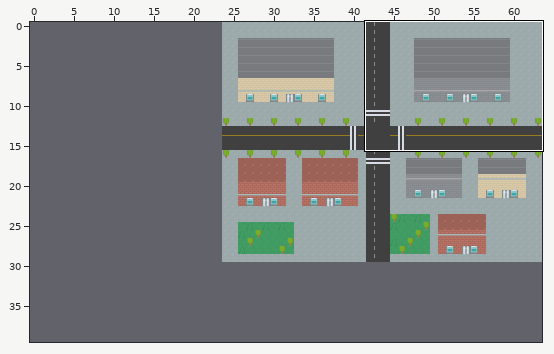
Level history. Tiled map (JSON): public/town/maps/city.tmj. Above, an overview of the earlier version with the close-up marked.
Close-up. Earlier state:
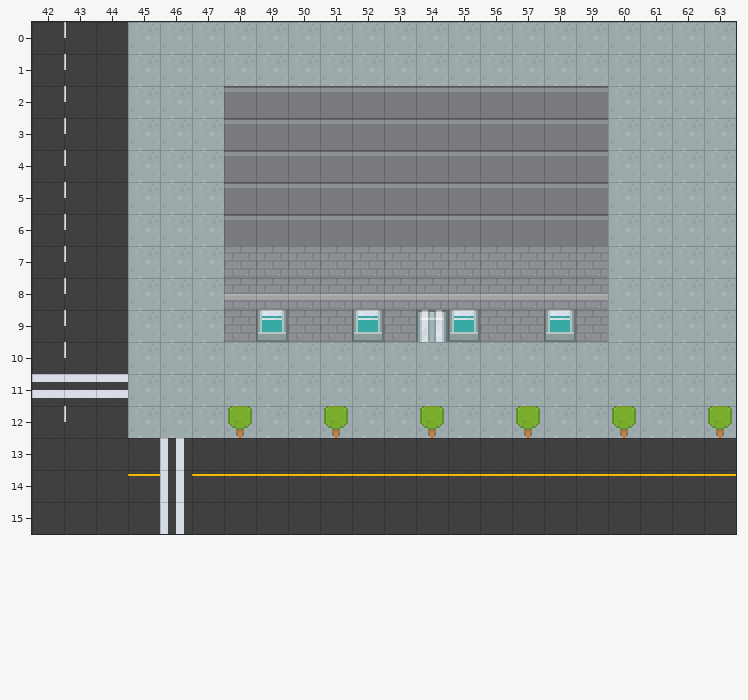
Cells are 16x16 px. Shown: x 42..63, y 0..15. The commit also changed other parts of the map, which this record leaves out. The old version is drawn lined up with the new one.
Now the later version:
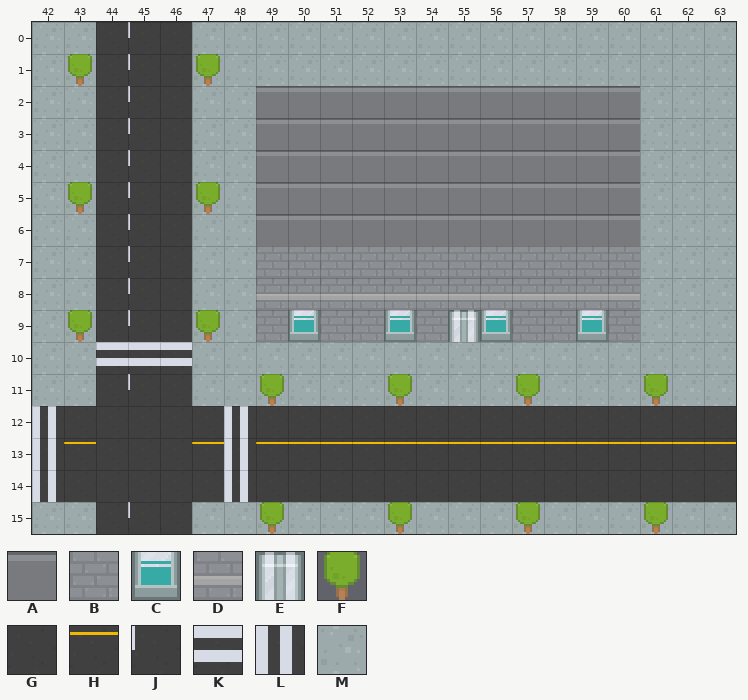
Key: from "city": A 10, B 191, C 197, D 228, E 234, F 438, G 714, H 751, J 787, K 823, L 826, M 890.
_ is an empty cell.
Edits made:
map size 40x30 -> 64x40 cells (old content now starts at 24,0; both pictures use the new coordinates)
Layer "ground":
The edit turns tile H into tile G in row 14 at x 45, 47 and 49 to 63.
The edit turns tile J into tile G in row 12 at x 43.
The edit turns tile K into tile G in row 11 at x 44.
The edit turns tile L into tile G in rows 13 to 15 at x 46.
The edit turns tile M into tile G in rows 0 to 9 at x 46; in row 11 at x 46; in row 12 at x 45 to 47 and 49 to 63.
The edit turns tile G into tile H in row 13 at x 43, 47 and 49 to 63.
The edit turns tile G into tile J in row 15 at x 45.
The edit turns tile M into tile J in rows 0 to 9 at x 45; in row 11 at x 45.
The edit turns tile G into tile K in row 10 at x 44.
The edit turns tile M into tile K in row 10 at x 45 to 46.
The edit turns tile G into tile L in row 12 at x 42; in row 13 at x 42 and 48; in row 14 at x 42.
The edit turns tile H into tile L in row 14 at x 48.
The edit turns tile M into tile L in row 12 at x 48.
The edit turns tile G into tile M in rows 0 to 10 at x 42; in row 15 at x 42 to 43 and 47 to 63.
The edit turns tile J into tile M in rows 0 to 10 at x 43.
The edit turns tile K into tile M in row 11 at x 42 to 43.
Layer "buildings":
There is now tile A in rows 2 to 6 at x 60.
The edit turns tile C into tile B in row 9 at x 49, 52 and 58.
The edit turns tile E into tile B in row 9 at x 54.
There is now tile B in row 7 at x 60; in row 9 at x 60.
The edit turns tile B into tile C in row 9 at x 50, 53, 56 and 59.
There is now tile D in row 8 at x 60.
The edit turns tile C into tile E in row 9 at x 55.
Tile A is removed in rows 2 to 6 at x 48.
Tile B is removed in row 7 at x 48; in row 9 at x 48.
Tile D is removed in row 8 at x 48.
Layer "props":
There is now tile F in row 1 at x 43 and 47; in row 5 at x 43 and 47; in row 9 at x 43 and 47; in row 11 at x 49, 53, 57 and 61; in row 15 at x 49, 53, 57 and 61.
Tile F is removed in row 12 at x 48, 51, 54, 57, 60 and 63.
Changed places in both close-ups, as pixel boxes (x1, y1, x2, y2):
changed: (32, 22, 736, 534)
